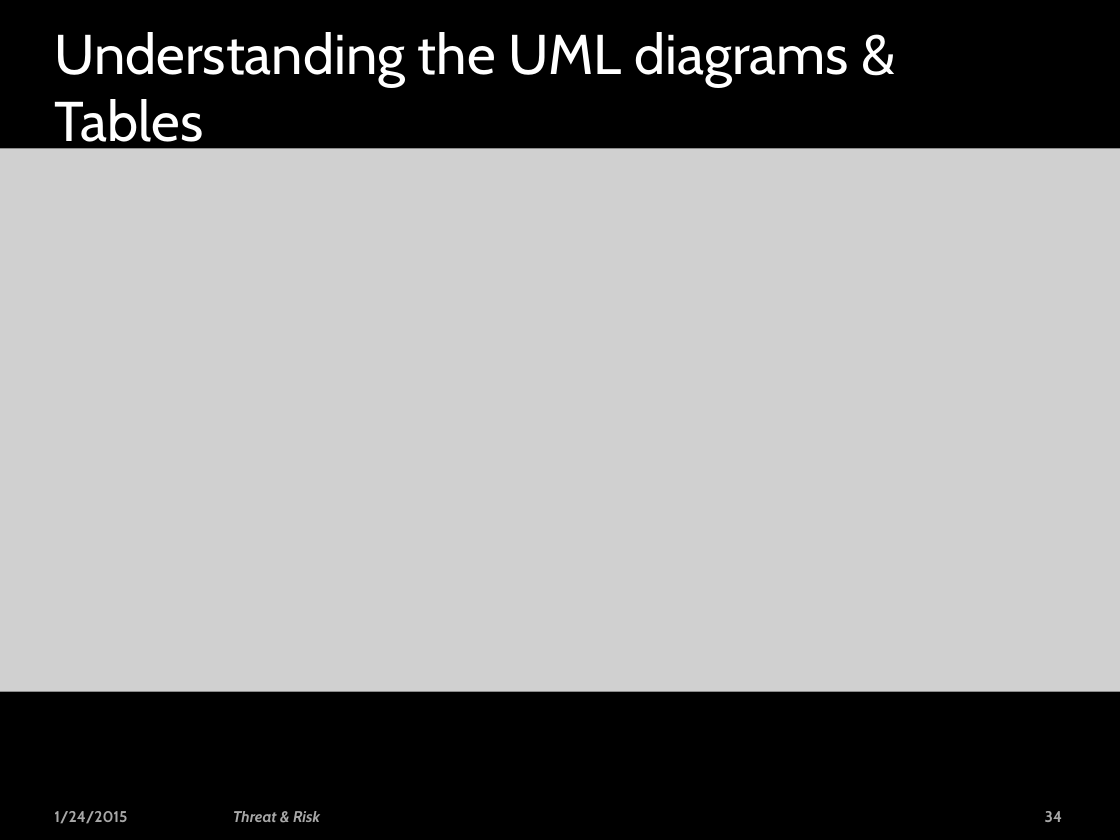
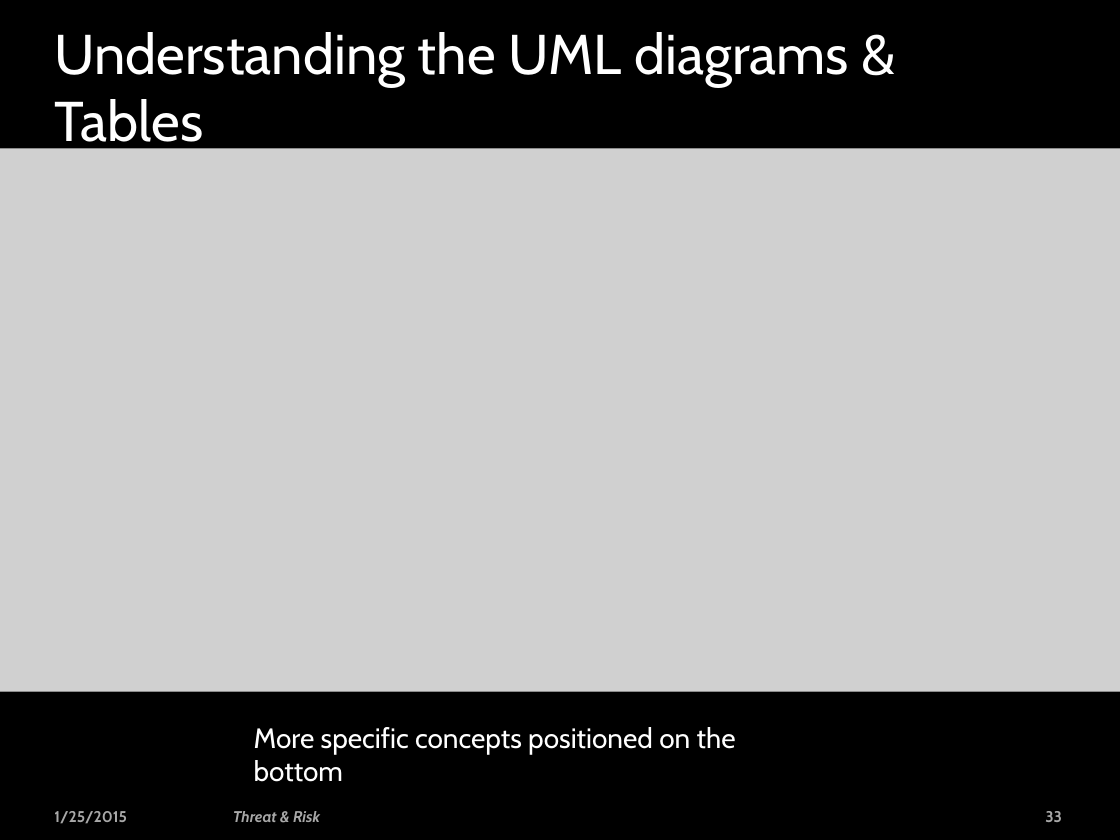
Before and after one commit to omg-threat-modeling/phase1, a slide deck: slide 33 of Team/Threat-risk - face-face.pptx (slide 34 before the commit). Drawn at 1120x840 pixels with LibreOffice and Linux fonts; fonts in the diff are those of the drawing; grey boxes stand for pictures; background and template pictures are left out. Boxes give left, top, right and bottom in pixels: in the first picture for what was removed or moved away, otherwise in the second. Text is boxed around its words. In the diff, an @@ line names an element or a change of style, - is before the commit and + after.

```diff
--- a/Team/Threat-risk - face-face.pptx
+++ b/Team/Threat-risk - face-face.pptx
@@ text added at box(254, 727, 736, 782), 18 pt, text #FFFFFF @@
+More specific concepts positioned on the bottom
@@ text at box(54, 811, 127, 824): text changed @@
-1/24/2015
+1/25/2015
@@ page number at box(1045, 811, 1062, 822): text changed @@
-34
+33
```
Also in this commit, not shown: 36 other slides changed, 16 slides added, 1 slide removed, 5 other files.
